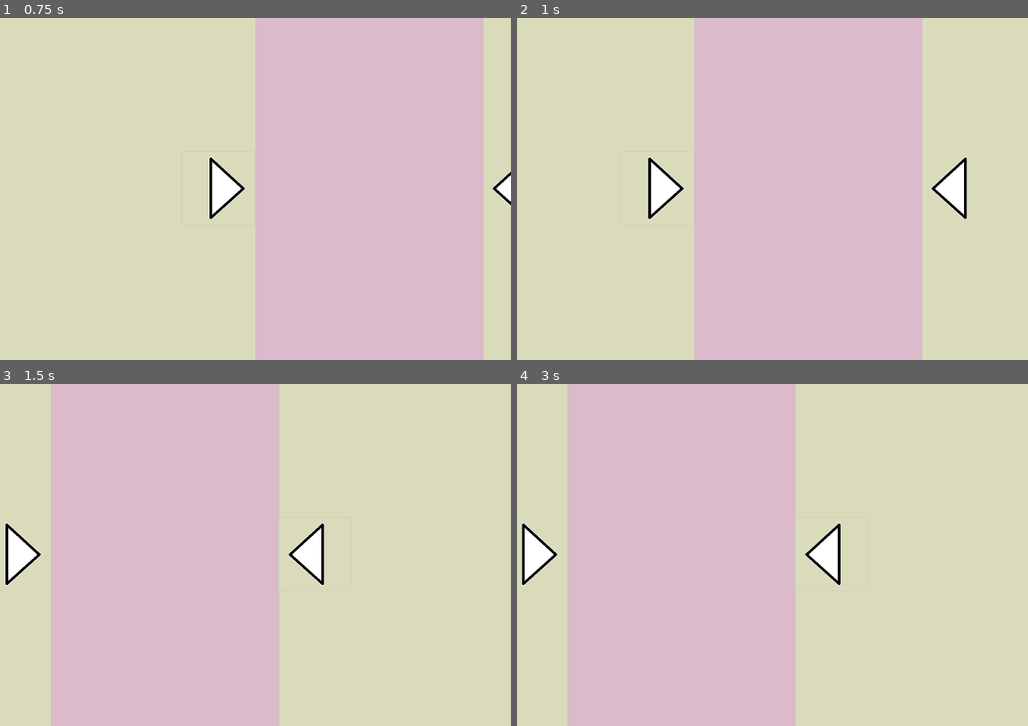
Above: before the commit, frames 1-4 (two rows, left to right).
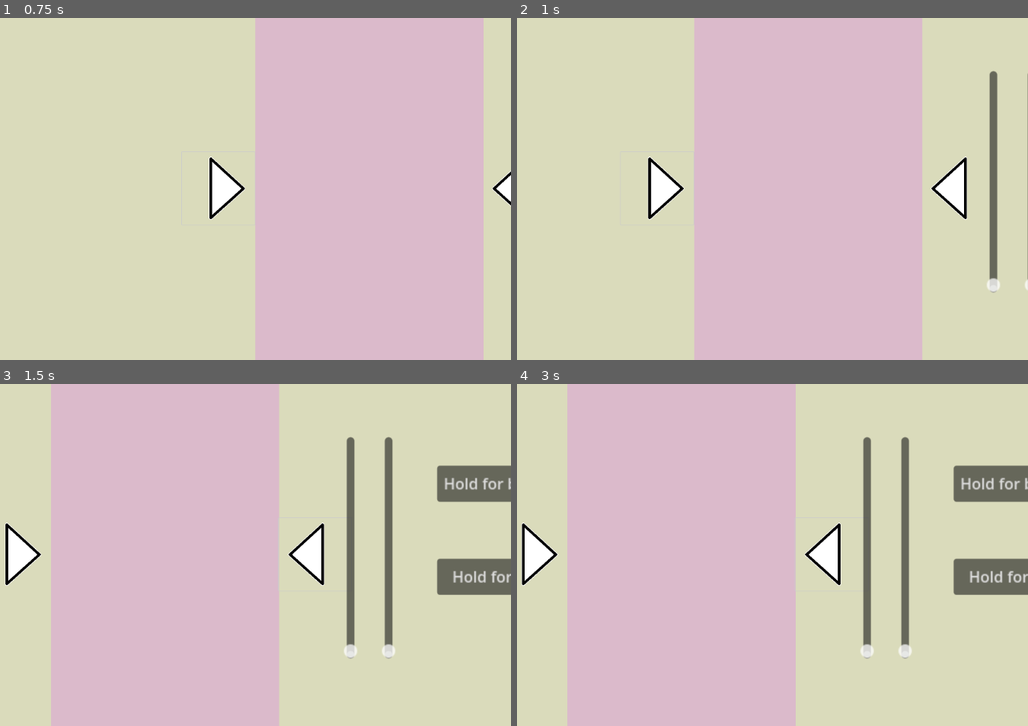
Above: after the commit, the same moments.

Repository: mpdacey/global-game-jam-2025
Game: Godot game, scene res://scenes/root.tscn
Same seed, same stepped clock (60 frames per second), same inputs: the game is played once before the commit and once after it.
Inputs (mouse positions are in pixels of both pictures, inside the frame that each line leads up to):
- Up to frame 1 (0.75 s): click (245, 189) at 0.5 s
- Up to frame 2 (1 s): no input
- Up to frame 3 (1.5 s): click (347, 555) at 1.25 s
- Up to frame 4 (3 s): click (680, 555) at 2 s; click (864, 555) at 2.75 s

Frame 1 is identical in both runs. In frame 2, 1.2% of the frame differs, in the area x 91-100%, y 15-81%; in frame 3, 5.1%; in frame 4, 5.1%, in the area x 67-100%, y 15-81%.

Commit message:
Bubbles and liquid minigame
Added bubbles/liquid capacity sliders and inputs

Diff:
--- /dev/null
+++ b/bubble-tea-shop/scenes/add_bubbles.tscn
@@ -0,0 +1,36 @@
+[gd_scene load_steps=2 format=3 uid="uid://cpgnq318l6aua"]
+
+[ext_resource type="Script" path="res://scripts/add_bubbles.gd" id="1_8glki"]
+
+[node name="AddBubbles" type="Node2D"]
+script = ExtResource("1_8glki")
+
+[node name="BubbleSlider" type="VSlider" parent="."]
+offset_top = -225.0
+offset_right = 16.0
+offset_bottom = 8.0
+
+[node name="BubbleButton" type="Button" parent="."]
+offset_left = 99.0
+offset_top = -195.0
+offset_right = 243.0
+offset_bottom = -157.0
+text = "Hold for bubbles"
+
+[node name="LiquidSlider" type="VSlider" parent="."]
+offset_left = 40.0
+offset_top = -225.0
+offset_right = 56.0
+offset_bottom = 8.0
+
+[node name="LiquidButton" type="Button" parent="."]
+offset_left = 99.0
+offset_top = -97.0
+offset_right = 243.0
+offset_bottom = -59.0
+text = "Hold for liquid"
+
+[connection signal="button_down" from="BubbleButton" to="." method="_on_button_button_down" binds= [0]]
+[connection signal="button_up" from="BubbleButton" to="." method="_on_button_button_up" binds= [0]]
+[connection signal="button_down" from="LiquidButton" to="." method="_on_button_button_down" binds= [1]]
+[connection signal="button_up" from="LiquidButton" to="." method="_on_button_button_up" binds= [1]]
--- a/bubble-tea-shop/scenes/game_view.tscn
+++ b/bubble-tea-shop/scenes/game_view.tscn
@@ -2,6 +2,21 @@
 
 [ext_resource type="Script" path="res://scripts/game_view.gd" id="1_6q6dj"]
 [ext_resource type="Texture2D" uid="uid://dfo2ndmjqtyuu" path="res://sprites/sources/Arrow.png" id="1_7q07m"]
+
+[sub_resource type="Animation" id="Animation_yw8vb"]
+length = 0.001
+tracks/0/type = "value"
+tracks/0/imported = false
+tracks/0/enabled = true
+tracks/0/path = NodePath(".:position")
+tracks/0/interp = 1
+tracks/0/loop_wrap = true
+tracks/0/keys = {
+"times": PackedFloat32Array(0),
+"transitions": PackedFloat32Array(1),
+"update": 0,
+"values": [Vector2(0, 0)]
+}
 
 [sub_resource type="Animation" id="Animation_iue0g"]
 resource_name = "camera_pan"
@@ -16,21 +31,6 @@
 "transitions": PackedFloat32Array(1, 1),
 "update": 0,
 "values": [Vector2(0, 0), Vector2(400, 0)]
-}
-
-[sub_resource type="Animation" id="Animation_yw8vb"]
-length = 0.001
-tracks/0/type = "value"
-tracks/0/imported = false
-tracks/0/enabled = true
-tracks/0/path = NodePath(".:position")
-tracks/0/interp = 1
-tracks/0/loop_wrap = true
-tracks/0/keys = {
-"times": PackedFloat32Array(0),
-"transitions": PackedFloat32Array(1),
-"update": 0,
-"values": [Vector2(0, 0)]
 }
 
 [sub_resource type="AnimationLibrary" id="AnimationLibrary_08b0j"]
--- a/bubble-tea-shop/scenes/root.tscn
+++ b/bubble-tea-shop/scenes/root.tscn
@@ -1,8 +1,12 @@
-[gd_scene load_steps=2 format=3 uid="uid://cn18bmf74fpgx"]
+[gd_scene load_steps=3 format=3 uid="uid://cn18bmf74fpgx"]
 
 [ext_resource type="PackedScene" uid="uid://dikwf7tk81a6w" path="res://scenes/game_view.tscn" id="1_xfveh"]
+[ext_resource type="PackedScene" uid="uid://cpgnq318l6aua" path="res://scenes/add_bubbles.tscn" id="2_rbcjw"]
 
 [node name="Root" type="Node"]
 
 [node name="GameView" parent="." instance=ExtResource("1_xfveh")]
 position = Vector2(-18, -16)
+
+[node name="AddBubbles" parent="." instance=ExtResource("2_rbcjw")]
+position = Vector2(369, 85)
--- /dev/null
+++ b/bubble-tea-shop/scripts/add_bubbles.gd
@@ -0,0 +1,51 @@
+extends Node2D
+
+@onready var bubbleSlider = $BubbleSlider
+@onready var liquidSlider = $LiquidSlider
+
+var button_held = false
+var button_pressed = 0
+var bubble_request = 0			#Amount of bubbles requested by the customer
+var remaining_capacity = 0		#Total remaining capacity of the slider
+var amount_added = 0			#Amount added with each button press; is reset with each button release
+
+func _ready():
+	bubble_request = randi_range(20, 80)
+	remaining_capacity = bubbleSlider.max_value
+
+	print("I would like " + str(bubble_request) + " bubbles please.")
+
+func _process(delta):
+	increment_slider(button_pressed)
+
+func increment_slider(id) -> void:
+	var b = id
+
+	#If cup capacity remains, add bubbles for as long as the button is held
+	if b == 0 and button_held and remaining_capacity > 0:
+		print("More bubbles!")
+		bubbleSlider.value += 1
+		liquidSlider.value += 1
+		amount_added += 1
+
+		if bubbleSlider.value > bubble_request:
+			print("Too many bubbles!")
+
+	elif b == 1 and button_held and remaining_capacity > 0:
+		print("Adding liquid")
+		liquidSlider.value += 1
+		amount_added += 1
+
+
+func _on_button_button_down(button_id) -> void:
+	#Set held boolean to true
+	button_held = true
+	button_pressed = button_id
+
+func _on_button_button_up(button_id) -> void:
+	#Set held boolean to false, decrement remaining capacity and reset added amount
+	button_held = false
+	remaining_capacity -= amount_added
+	amount_added = 0
+
+	print("Remaining capacity is " + str(remaining_capacity))
